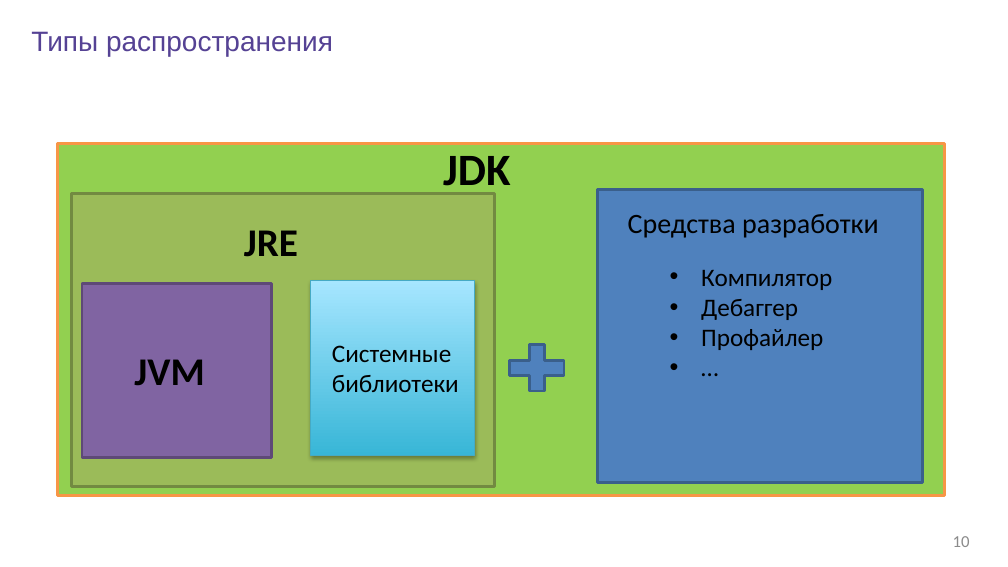
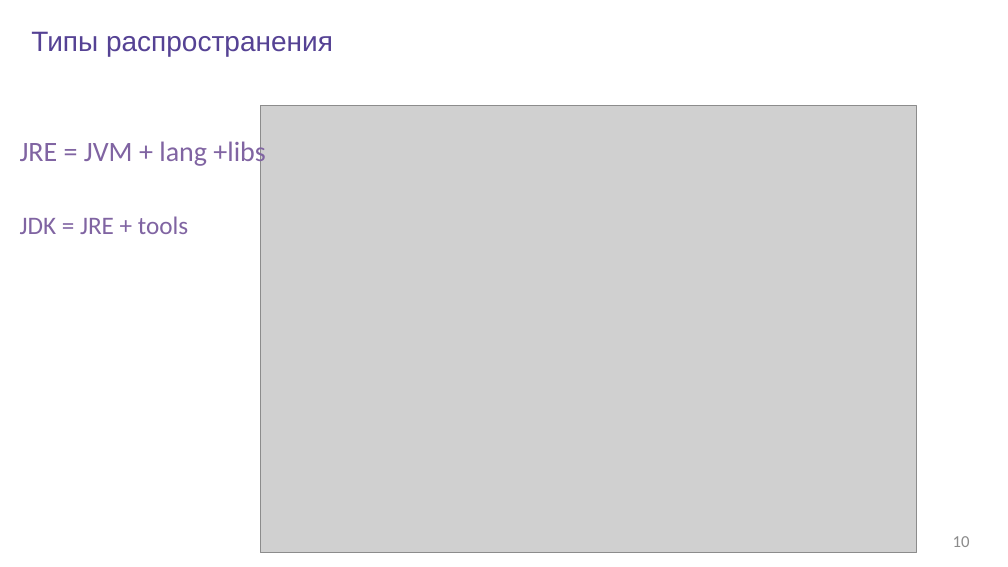
Before and after one commit to rybalkinsd/atom, a slide deck: slide 10 of lecture1/presentation/lecture01.pptx. Drawn at 1008x567 pixels with LibreOffice and Linux fonts; fonts in the diff are those of the drawing; grey boxes stand for pictures; background and template pictures are left out. Boxes give left, top, right and bottom in pixels: in the first picture for what was removed or moved away, otherwise in the second. Text is boxed around its words. In the diff, an @@ line names an element or a change of style, - is before the commit and + after.

```diff
--- a/lecture1/presentation/lecture01.pptx
+++ b/lecture1/presentation/lecture01.pptx
@@ picture added at bbox=[260, 106, 916, 553] @@
@@ text added at bbox=[20, 138, 265, 168], 20 pt, text #8064A2 @@
+JRE = JVM + lang +libs
@@ rectangle removed at bbox=[57, 144, 944, 496] @@
@@ text removed at bbox=[443, 156, 511, 197] @@
-JDK
@@ rectangle removed at bbox=[72, 194, 495, 487] @@
@@ rectangle removed at bbox=[597, 190, 922, 483] @@
@@ text added at bbox=[20, 216, 188, 234], 18 pt, text #8064A2 @@
+JDK = JRE + tools
@@ text removed at bbox=[244, 230, 298, 257] @@
-JRE
@@ text removed at bbox=[628, 214, 879, 238] @@
-Средства разработки
@@ rectangle removed at bbox=[82, 283, 271, 458] @@
@@ rectangle removed at bbox=[310, 281, 474, 456] @@
@@ text removed at bbox=[701, 270, 832, 350] @@
-• Компилятор
-• Дебаггер
-• Профайлер
-• …
@@ text removed at bbox=[134, 359, 204, 385] @@
-JVM
@@ text removed at bbox=[332, 345, 459, 392] @@
-Системные библиотеки
@@ plus sign removed at bbox=[500, 336, 575, 399] @@
```
Also in this commit, not shown: 13 other slides changed, 1 other file.
